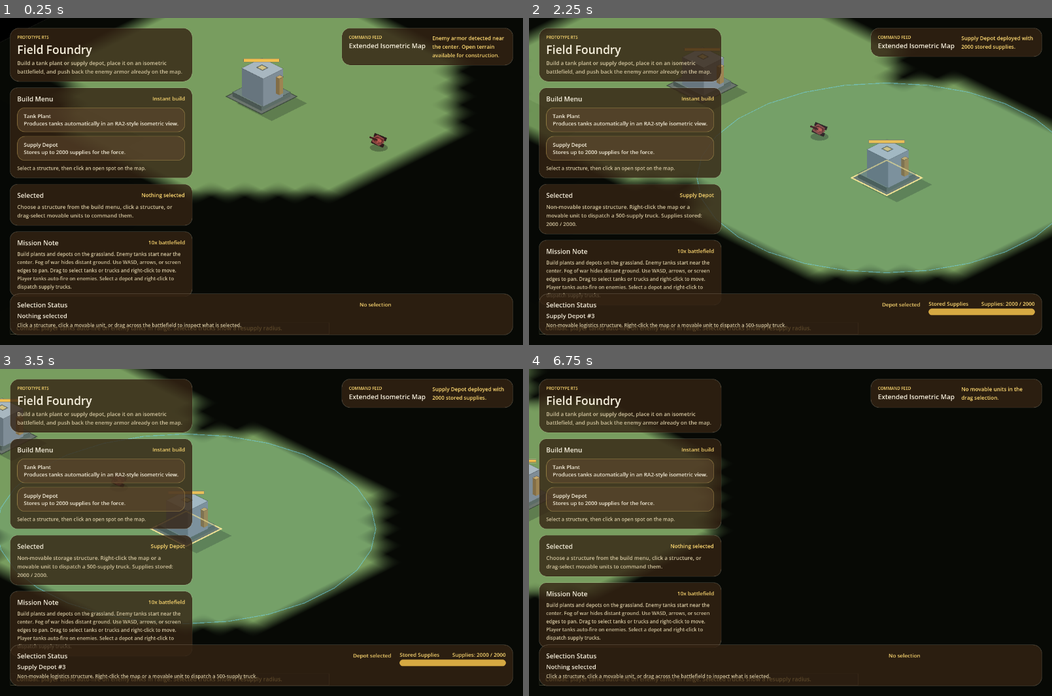
Above: before the commit, frames 1-4 (two rows, left to right).
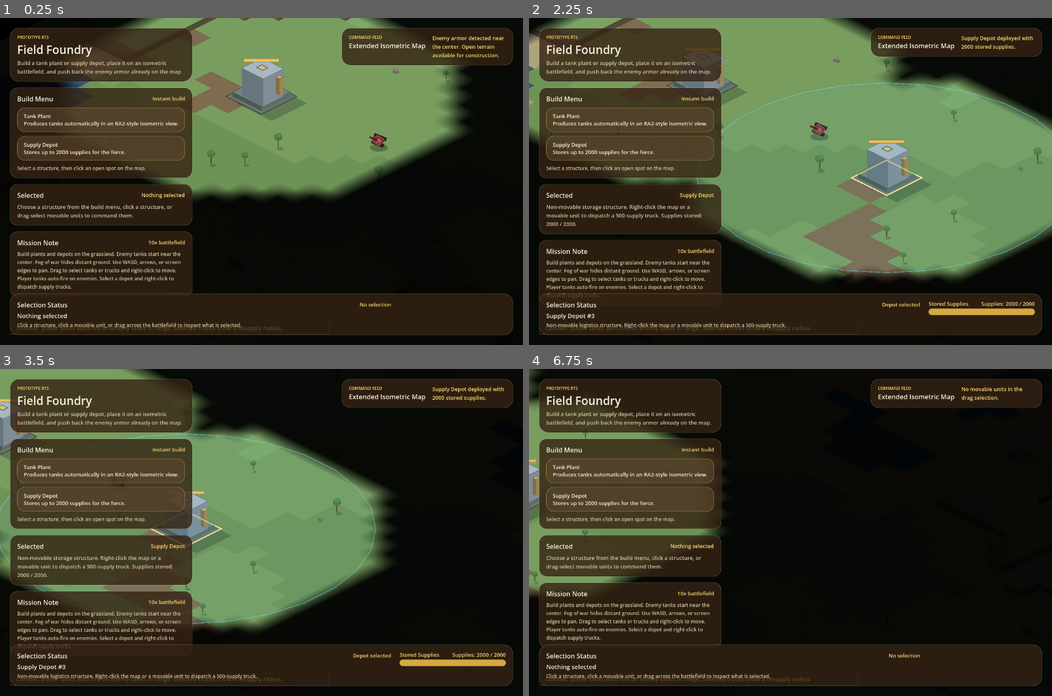
Above: after the commit, the same moments.

Repository: powerseed/RTS-game
Game: Godot game, scene res://scenes/main.tscn
Two runs of this game, one before a commit and one after it. Both use one fixed random seed, a clock stepped at 60 frames per second and the inputs below.
Inputs (mouse positions are in pixels of both pictures, inside the frame that each line leads up to):
- Up to frame 1 (0.25 s): no input
- Up to frame 2 (2.25 s): click "Tank Plant Produces tanks aut…" at 0.5 s; click "Supply Depot Stores up to 200…" at 1.25 s; tap Enter at 2 s; move the mouse to (905, 165) at 2.02 s; hold D (pan_right) from 2.03 s (still down); click (905, 165) at 2.17 s
- Up to frame 3 (3.5 s): release D (pan_right) at 2.75 s; drag from (156, 548) to (235, 597) at 2.77 s
- Up to frame 4 (6.75 s): tap Space at 3.5 s; move the mouse to (842, 460) at 3.52 s; hold D (pan_right) 3.53-4.25 s; drag from (764, 597) to (633, 483) at 4.27 s; tap A (pan_left) at 5, 6.5 s; move the mouse to (947, 581) at 5.02 s; hold A (pan_left) 5.03-5.75 s; drag from (633, 483) to (712, 450) at 5.77 s; move the mouse to (816, 532) at 6.52 s; hold S (pan_down) from 6.53 s (still down); click (816, 532) at 6.67 s

The runs differ from the first frame. In frame 1, 1.2% of the frame differs, in the area x 12-86%, y 0-49%; in frame 2, 3.2%, in the area x 0-99%, y 0-80%; in frame 3, 0.5%; in frame 4, less than 0.1%.

Commit message:
Make the map more abundant.

Diff:
--- a/scripts/game_data.gd
+++ b/scripts/game_data.gd
@@ -91,9 +91,16 @@
 var elapsed: float:
 	get: return Time.get_ticks_msec() / 1000.0
 
+# ── Terrain types ─────────────────────────────────────────────────────────────
+enum Tile { GRASS, GRASS_DARK, GRASS_LIGHT, DIRT, SAND, WATER, CLIFF }
+var tile_type: PackedByteArray   # per-tile terrain type (Tile enum)
+var tile_elev: PackedByteArray   # per-tile elevation (0 or 1)
+
 # ── Noise (FastNoiseLite) ───────────────────────────────────────────────────
 var noise_a: FastNoiseLite
 var noise_b: FastNoiseLite
+var noise_c: FastNoiseLite  # elevation
+var noise_d: FastNoiseLite  # detail / decorations
 
 # ── Fog of war (packed byte arrays, 0/1) ─────────────────────────────────────
 var fog_vis : PackedByteArray
@@ -104,14 +111,73 @@
 	noise_a = FastNoiseLite.new()
 	noise_a.seed = 1
 	noise_a.noise_type = FastNoiseLite.TYPE_SIMPLEX
+	noise_a.frequency = 0.03
 	noise_b = FastNoiseLite.new()
 	noise_b.seed = 2
 	noise_b.noise_type = FastNoiseLite.TYPE_SIMPLEX
+	noise_b.frequency = 0.025
+	noise_c = FastNoiseLite.new()
+	noise_c.seed = 3
+	noise_c.noise_type = FastNoiseLite.TYPE_SIMPLEX
+	noise_c.frequency = 0.018
+	noise_d = FastNoiseLite.new()
+	noise_d.seed = 4
+	noise_d.noise_type = FastNoiseLite.TYPE_SIMPLEX
+	noise_d.frequency = 0.06
+	_bake_tile_data()
 	var sz := MAP_COLS * MAP_ROWS
 	fog_vis = PackedByteArray()
 	fog_vis.resize(sz); fog_vis.fill(0)
 	fog_exp = PackedByteArray()
 	fog_exp.resize(sz); fog_exp.fill(0)
+
+func _bake_tile_data() -> void:
+	var sz := MAP_COLS * MAP_ROWS
+	tile_type = PackedByteArray()
+	tile_type.resize(sz)
+	tile_elev = PackedByteArray()
+	tile_elev.resize(sz)
+	for r in range(MAP_ROWS):
+		for c in range(MAP_COLS):
+			var i := r * MAP_COLS + c
+			var nA := (noise_a.get_noise_2d(c, r) + 1.0) * 0.5
+			var nB := (noise_b.get_noise_2d(c, r) + 1.0) * 0.5
+			var nC := (noise_c.get_noise_2d(c, r) + 1.0) * 0.5
+			var nD := (noise_d.get_noise_2d(c, r) + 1.0) * 0.5
+			# Safe zone: keep spawn area clear of water/cliffs
+			var spawn_dx: float = c - 14.0
+			var spawn_dy: float = r - 49.0
+			var in_spawn: bool = (spawn_dx * spawn_dx + spawn_dy * spawn_dy) < 100.0  # radius 10
+			# Elevation: raised plateaus
+			var elev: int = 0 if in_spawn else (1 if nC > 0.62 else 0)
+			tile_elev[i] = elev
+			# Water: low areas in noise_b, but not on elevated terrain
+			if nB < 0.22 and elev == 0 and not in_spawn:
+				tile_type[i] = Tile.WATER
+			# Sand: shoreline around water
+			elif nB < 0.30 and elev == 0 and not in_spawn:
+				tile_type[i] = Tile.SAND
+			# Dirt: patches driven by combined noise
+			elif nD > 0.68 and nA < 0.55:
+				tile_type[i] = Tile.DIRT
+			# Grass variants
+			elif nA > 0.65:
+				tile_type[i] = Tile.GRASS_LIGHT
+			elif nA < 0.35:
+				tile_type[i] = Tile.GRASS_DARK
+			else:
+				tile_type[i] = Tile.GRASS
+
+func get_tile(c: int, r: int) -> int:
+	if c < 0 or r < 0 or c >= MAP_COLS or r >= MAP_ROWS: return Tile.GRASS
+	return tile_type[r * MAP_COLS + c]
+
+func get_elev(c: int, r: int) -> int:
+	if c < 0 or r < 0 or c >= MAP_COLS or r >= MAP_ROWS: return 0
+	return tile_elev[r * MAP_COLS + c]
+
+func is_water(c: int, r: int) -> bool:
+	return get_tile(c, r) == Tile.WATER
 
 # ── Coordinate helpers (Camera2D-based) ──────────────────────────────────────
 func grid_to_world(gx: float, gy: float, gz: float = 0.0) -> Vector2:
@@ -185,6 +251,9 @@
 
 func fp_valid(c: int, r: int, w: int, h: int) -> bool:
 	if c < 0 or r < 0 or c + w > MAP_COLS or r + h > MAP_ROWS: return false
+	for rr in range(r, r + h):
+		for cc in range(c, c + w):
+			if is_water(cc, rr): return false
 	for s: Structure in get_structures():
 		if not (c + w <= s.grid_col or c >= s.grid_col + s.grid_w or r + h <= s.grid_row or r >= s.grid_row + s.grid_h):
 			return false
@@ -194,7 +263,7 @@
 	return true
 
 func passable(c: int, r: int) -> bool:
-	return c >= 0 and r >= 0 and c < MAP_COLS and r < MAP_ROWS and struct_at(c, r) == null
+	return c >= 0 and r >= 0 and c < MAP_COLS and r < MAP_ROWS and struct_at(c, r) == null and not is_water(c, r)
 
 func find_open(wx: float, wy: float):
 	var cx := clampf(wx, 0.85, MAP_COLS - 0.85)
--- a/scripts/terrain.gd
+++ b/scripts/terrain.gd
@@ -1,7 +1,8 @@
 class_name Terrain
 extends DrawHelpers
-## Renders the isometric terrain (ground tiles, edge faces, backdrop).
+## Renders the isometric terrain (ground tiles, edge faces, backdrop, decorations).
 ## Tile colors are baked into a single texture at startup for performance.
+## Cliff edges and decorations (trees, rocks) are drawn per-tile only for visible tiles.
 
 var _terrain_tex: ImageTexture
 var _map_pts: PackedVector2Array
@@ -11,9 +12,18 @@
 var _edge_poly := PackedVector2Array([Vector2(), Vector2(), Vector2(), Vector2()])
 var _edge_line := PackedVector2Array([Vector2(), Vector2(), Vector2(), Vector2(), Vector2()])
 
+# Pre-computed decoration list: [col, row, type, size_seed]
+var _decorations: Array[Vector4i] = []
+const DECO_TREE := 0
+const DECO_ROCK := 1
+const DECO_BUSH := 2
+
+const CLIFF_H := 14.0  # pixel height of cliff face
+
 func _ready() -> void:
 	texture_filter = CanvasItem.TEXTURE_FILTER_NEAREST
 	_bake_terrain()
+	_bake_decorations()
 	_map_pts = PackedVector2Array([
 		Game.grid_to_world(0, 0),
 		Game.grid_to_world(Game.MAP_COLS, 0),
@@ -23,16 +33,70 @@
 
 func _bake_terrain() -> void:
 	var img := Image.create(Game.MAP_COLS, Game.MAP_ROWS, false, Image.FORMAT_RGB8)
-	var na := Game.noise_a
 	for r in range(Game.MAP_ROWS):
 		for c in range(Game.MAP_COLS):
-			var nA := (na.get_noise_2d(c, r) + 1.0) * 0.5
+			var tt: int = Game.get_tile(c, r)
+			var elev: int = Game.get_elev(c, r)
 			var tc: Color
-			if nA > 0.7: tc = Color(0.498, 0.659, 0.404)
-			elif nA < 0.32: tc = Color(0.435, 0.580, 0.341)
-			else: tc = Color(0.471, 0.616, 0.373)
+			match tt:
+				Game.Tile.WATER:
+					var nD := (Game.noise_d.get_noise_2d(c, r) + 1.0) * 0.5
+					if nD > 0.6:
+						tc = Color(0.220, 0.380, 0.500)
+					elif nD < 0.4:
+						tc = Color(0.180, 0.330, 0.460)
+					else:
+						tc = Color(0.200, 0.355, 0.480)
+				Game.Tile.SAND:
+					var nD := (Game.noise_d.get_noise_2d(c, r) + 1.0) * 0.5
+					if nD > 0.55:
+						tc = Color(0.690, 0.640, 0.480)
+					else:
+						tc = Color(0.660, 0.610, 0.450)
+				Game.Tile.DIRT:
+					var nD := (Game.noise_d.get_noise_2d(c, r) + 1.0) * 0.5
+					if nD > 0.5:
+						tc = Color(0.500, 0.420, 0.310)
+					else:
+						tc = Color(0.470, 0.395, 0.290)
+				Game.Tile.GRASS_LIGHT:
+					if elev == 1:
+						tc = Color(0.520, 0.680, 0.430)
+					else:
+						tc = Color(0.498, 0.659, 0.404)
+				Game.Tile.GRASS_DARK:
+					if elev == 1:
+						tc = Color(0.455, 0.600, 0.370)
+					else:
+						tc = Color(0.435, 0.580, 0.341)
+				_:  # GRASS
+					if elev == 1:
+						tc = Color(0.490, 0.640, 0.400)
+					else:
+						tc = Color(0.471, 0.616, 0.373)
 			img.set_pixel(c, r, tc)
 	_terrain_tex = ImageTexture.create_from_image(img)
+
+func _bake_decorations() -> void:
+	# Scatter trees, rocks, bushes on suitable tiles using deterministic hash
+	for r in range(Game.MAP_ROWS):
+		for c in range(Game.MAP_COLS):
+			var tt: int = Game.get_tile(c, r)
+			if tt == Game.Tile.WATER or tt == Game.Tile.SAND: continue
+			# Deterministic pseudo-random from coordinates
+			var h := (c * 73856093) ^ (r * 19349663)
+			var chance := (h % 1000) / 1000.0
+			var size_seed: int = (h >> 10) % 100
+			if tt == Game.Tile.GRASS or tt == Game.Tile.GRASS_LIGHT or tt == Game.Tile.GRASS_DARK:
+				if chance < 0.025:
+					_decorations.append(Vector4i(c, r, DECO_TREE, size_seed))
+				elif chance < 0.035:
+					_decorations.append(Vector4i(c, r, DECO_BUSH, size_seed))
+				elif chance < 0.042:
+					_decorations.append(Vector4i(c, r, DECO_ROCK, size_seed))
+			elif tt == Game.Tile.DIRT:
+				if chance < 0.03:
+					_decorations.append(Vector4i(c, r, DECO_ROCK, size_seed))
 
 func _process(_dt: float) -> void:
 	var ct := get_canvas_transform()
@@ -59,14 +123,21 @@
 	var whole := [_map_pts[0], _map_pts[1], _map_pts[2], _map_pts[3]]
 	# shadow
 	_poly_fill(_off_pts(whole, 0, Game.BASE_SLAB + 36), Color(0.067, 0.102, 0.063, 0.26))
-	# terrain — single textured polygon replaces thousands of per-tile draws
+	# terrain — single textured polygon
 	draw_polygon(_map_pts, _map_white, _map_uvs, _terrain_tex)
-	# south & east edges (only drawn when visible, ~50+40 polygons max)
+
 	var vgr := _visible_grid_rect()
 	var sc := clampi(int(vgr[0]) - 3, 0, Game.MAP_COLS - 1)
 	var ec := clampi(ceili(vgr[1]) + 3, 0, Game.MAP_COLS - 1)
 	var sr := clampi(int(vgr[2]) - 3, 0, Game.MAP_ROWS - 1)
 	var er := clampi(ceili(vgr[3]) + 3, 0, Game.MAP_ROWS - 1)
+
+	# cliff edges — draw south and east faces where elevation drops
+	_draw_cliffs(sc, ec, sr, er)
+	# decorations — only visible tiles
+	_draw_decorations(sc, ec, sr, er)
+
+	# map south & east edges
 	if er >= Game.MAP_ROWS - 1:
 		var col_s := Color(0.341, 0.380, 0.259, 0.72)
 		var col_se := Color(0.133, 0.165, 0.102, 0.35)
@@ -95,3 +166,88 @@
 			draw_polyline(_edge_line, col_ee, 1)
 	# border
 	_poly_stroke(whole, Color(1, 0.973, 0.863, 0.08), 2)
+
+# ── cliff edges ───────────────────────────────────────────────────────────────
+func _draw_cliffs(sc: int, ec: int, sr: int, er: int) -> void:
+	var cliff_south := Color(0.380, 0.340, 0.260)
+	var cliff_east := Color(0.320, 0.290, 0.220)
+	var cliff_line := Color(0.200, 0.180, 0.140, 0.5)
+	for r in range(sr, er + 1):
+		for c in range(sc, ec + 1):
+			var e := Game.get_elev(c, r)
+			if e == 0: continue
+			# South face: if tile below is lower
+			if r + 1 < Game.MAP_ROWS and Game.get_elev(c, r + 1) == 0:
+				var bl := Game.grid_to_world(c, r + 1)
+				var br := Game.grid_to_world(c + 1, r + 1)
+				var tl := Vector2(bl.x, bl.y - CLIFF_H)
+				var tr := Vector2(br.x, br.y - CLIFF_H)
+				_poly_fill([tl, tr, br, bl], cliff_south)
+				draw_line(tl, tr, cliff_line, 1.0)
+			# East face: if tile to the right is lower
+			if c + 1 < Game.MAP_COLS and Game.get_elev(c + 1, r) == 0:
+				var tl := Game.grid_to_world(c + 1, r)
+				var bl := Game.grid_to_world(c + 1, r + 1)
+				var tr := Vector2(tl.x, tl.y - CLIFF_H)
+				var br := Vector2(bl.x, bl.y - CLIFF_H)
+				_poly_fill([tr, br, bl, tl], cliff_east)
+				draw_line(tr, br, cliff_line, 1.0)
+
+# ── decorations ───────────────────────────────────────────────────────────────
+func _draw_decorations(sc: int, ec: int, sr: int, er: int) -> void:
+	for d in _decorations:
+		var c: int = d.x
+		var r: int = d.y
+		if c < sc or c > ec or r < sr or r > er: continue
+		var sz: float = 0.7 + (d.w % 50) / 100.0  # 0.7 - 1.2 scale factor
+		var cx: float = c + 0.5
+		var cy: float = r + 0.5
+		var elev: int = Game.get_elev(c, r)
+		var lift: float = CLIFF_H if elev == 1 else 0.0
+		match d.z:
+			DECO_TREE:
+				_draw_tree(cx, cy, sz, lift)
+			DECO_ROCK:
+				_draw_rock(cx, cy, sz, lift)
+			DECO_BUSH:
+				_draw_bush(cx, cy, sz, lift)
+
+func _draw_tree(cx: float, cy: float, sz: float, lift: float) -> void:
+	var base := Game.grid_to_world(cx, cy, lift)
+	var trunk_h := 18.0 * sz
+	var crown_rx := 9.0 * sz
+	var crown_ry := 6.5 * sz
+	# shadow
+	_ellipse_fill(Vector2(base.x + 4, base.y + 4), crown_rx * 0.8, crown_ry * 0.6, Color(0.06, 0.08, 0.04, 0.2))
+	# trunk
+	var trunk_top := Vector2(base.x, base.y - trunk_h)
+	draw_line(base, trunk_top, Color(0.350, 0.260, 0.160), 2.5 * sz)
+	# crown layers (overlapping ellipses for volume)
+	var c1 := Vector2(base.x, base.y - trunk_h - crown_ry * 0.3)
+	var c2 := Vector2(base.x - 2 * sz, base.y - trunk_h - crown_ry * 0.8)
+	var c3 := Vector2(base.x + 1.5 * sz, base.y - trunk_h - crown_ry * 1.2)
+	_ellipse_fill(c1, crown_rx, crown_ry, Color(0.280, 0.460, 0.240))
+	_ellipse_fill(c2, crown_rx * 0.8, crown_ry * 0.75, Color(0.310, 0.500, 0.270))
+	_ellipse_fill(c3, crown_rx * 0.7, crown_ry * 0.65, Color(0.340, 0.530, 0.290))
+
+func _draw_rock(cx: float, cy: float, sz: float, lift: float) -> void:
+	var base := Game.grid_to_world(cx, cy, lift)
+	var rx := 7.0 * sz
+	var ry := 4.5 * sz
+	# shadow
+	_ellipse_fill(Vector2(base.x + 3, base.y + 3), rx * 0.8, ry * 0.6, Color(0.06, 0.08, 0.04, 0.18))
+	# rock body (stacked ellipses for 3D look)
+	var top := Vector2(base.x, base.y - 5 * sz)
+	_ellipse_fill(base, rx, ry, Color(0.420, 0.400, 0.370))
+	_ellipse_fill(Vector2(base.x, base.y - 2.5 * sz), rx * 0.9, ry * 0.85, Color(0.480, 0.460, 0.420))
+	_ellipse_fill(top, rx * 0.7, ry * 0.6, Color(0.540, 0.520, 0.480))
+
+func _draw_bush(cx: float, cy: float, sz: float, lift: float) -> void:
+	var base := Game.grid_to_world(cx, cy, lift)
+	var rx := 6.5 * sz
+	var ry := 4.0 * sz
+	# shadow
+	_ellipse_fill(Vector2(base.x + 2, base.y + 3), rx * 0.7, ry * 0.5, Color(0.06, 0.08, 0.04, 0.15))
+	# bush (two overlapping green ellipses)
+	_ellipse_fill(Vector2(base.x, base.y - 2 * sz), rx, ry, Color(0.300, 0.480, 0.260))
+	_ellipse_fill(Vector2(base.x + 1.5 * sz, base.y - 3.5 * sz), rx * 0.7, ry * 0.65, Color(0.350, 0.520, 0.300))
